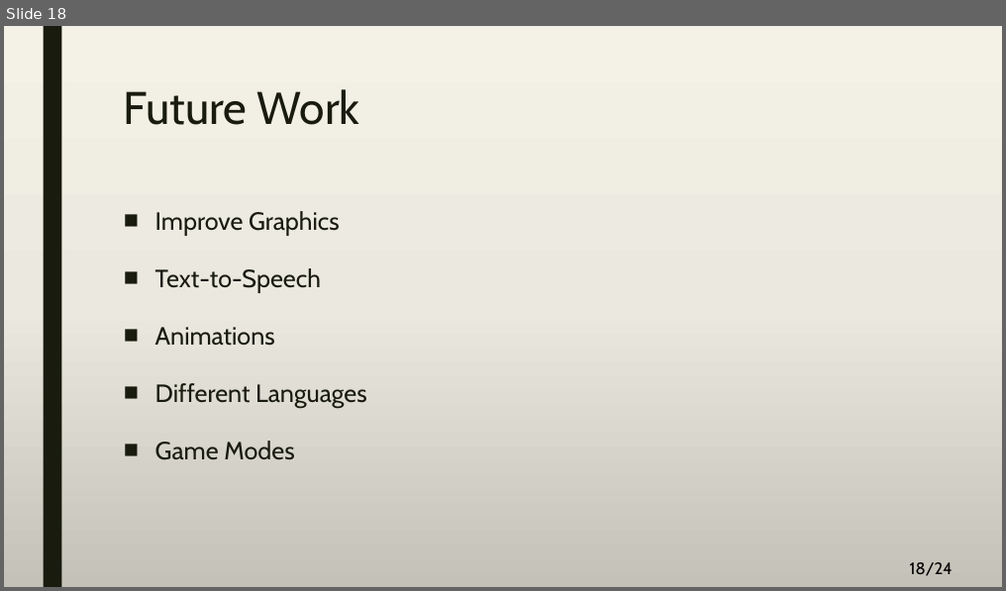
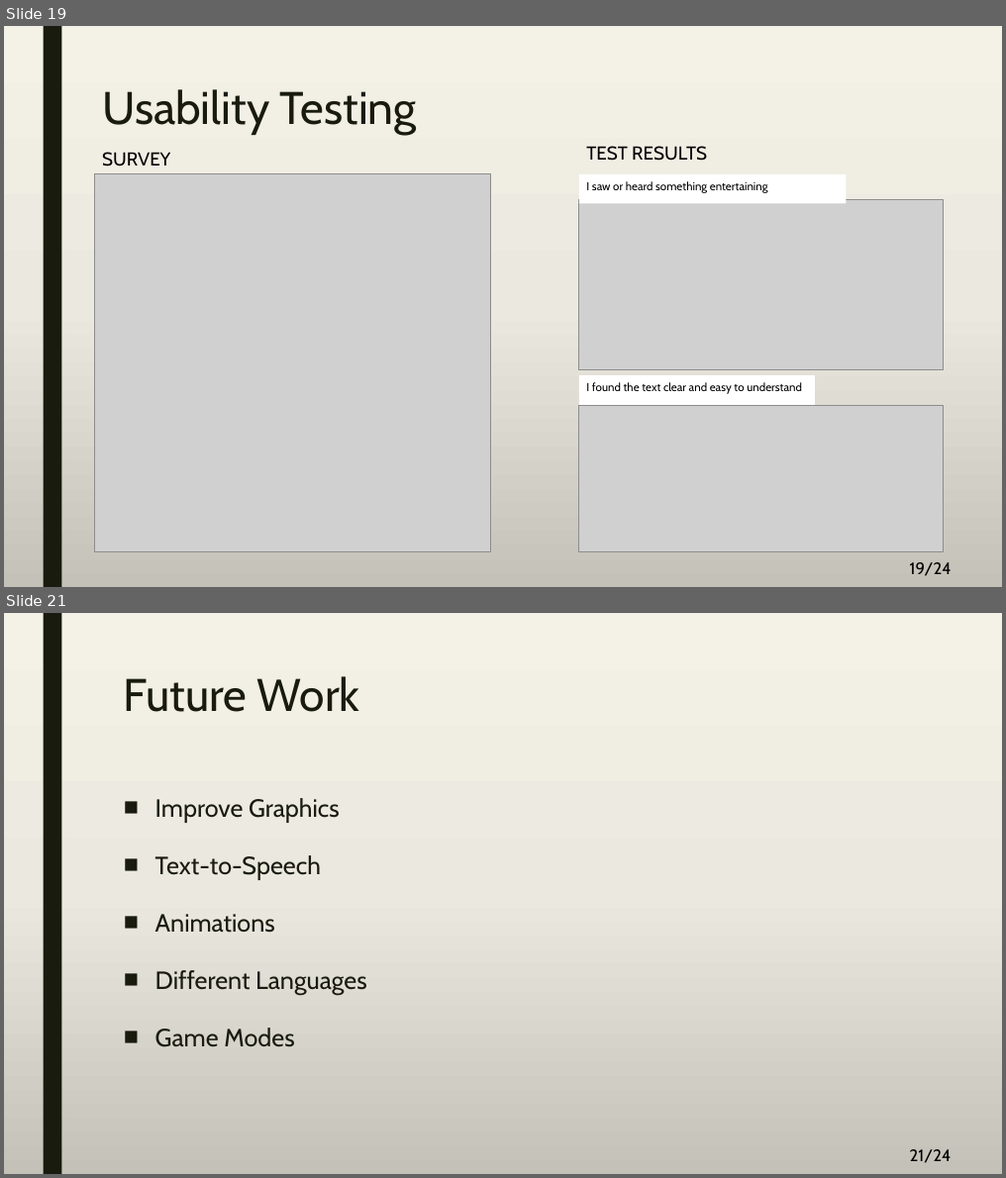
Before and after one commit to A-3li/Capstone, a slide deck: Final.pptx. Shown one above the other, each under a label of ours: slide 18 before the commit, slides 19 and 21 after it; the slides between them are not shown. The pictures are 1006x591 and 1006x1178 pixels, drawn with LibreOffice and Linux fonts; fonts in the diff are those of the drawing; grey boxes stand for pictures. Boxes give left, top, right and bottom in pixels: in the first picture for what was removed or moved away, otherwise in the second. Text is boxed around its words. In the diff, an @@ line names an element or a change of style, - is before the commit and + after.

```diff
--- a/Final.pptx
+++ b/Final.pptx
@@ slide 19 added at (4, 26, 1002, 587), background gradient #F4F2E7 to #EBEAE0 to #C4C3B9; not listed: 2 template elements that a slide beside it also shows @@
@@ title added at (102, 89, 417, 135), 44 pt, text #191B0E @@
+Usability Testing
@@ text added at (102, 152, 170, 167), 18 pt, text #000000 @@
+SURVEY
@@ text added at (586, 146, 707, 161), 18 pt, text #000000 @@
+TEST RESULTS
@@ picture added at (94, 174, 491, 553) @@
@@ picture added at (579, 199, 943, 370) @@
@@ rectangle added at (579, 174, 846, 203), fill #FFFFFF, 11 pt, text #000000 @@
+I saw or heard something entertaining
@@ rectangle added at (579, 375, 815, 405), fill #FFFFFF, 11 pt, text #000000 @@
+I found the text clear and easy to understand
@@ picture added at (579, 405, 943, 553) @@
@@ what was slide 18 is now slide 21 @@
@@ page number at (910, 1150, 951, 1163): text changed @@
-18/24
+21/24
```
Also in this commit, not shown: 1 slide changed, 3 other slides added, 1 slide removed.
